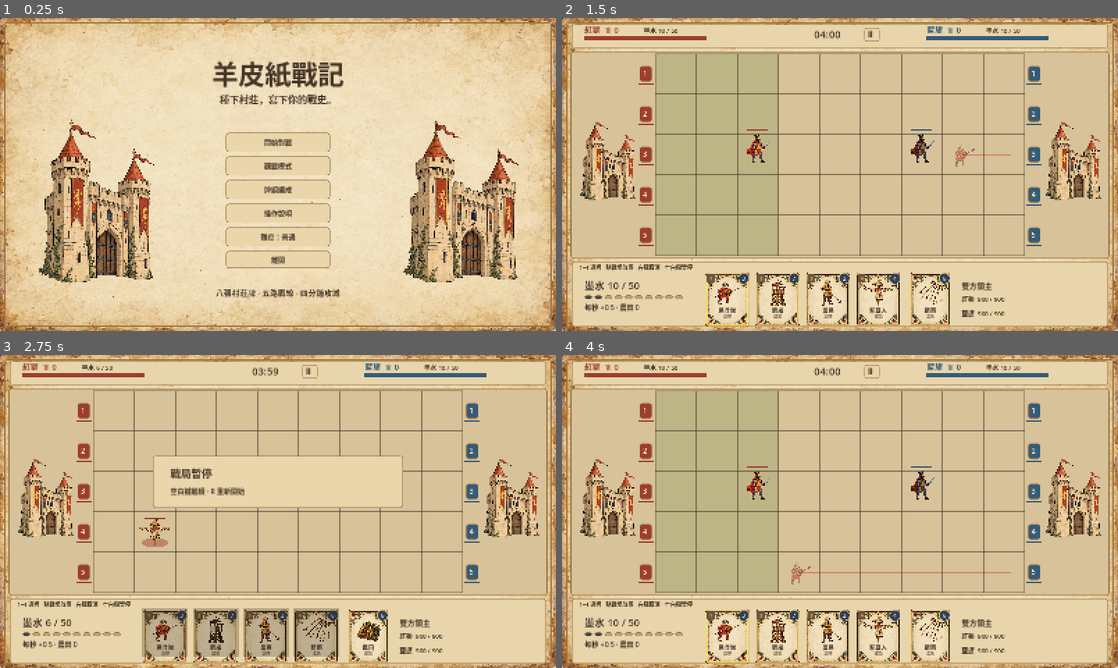
Above: before the commit, frames 1-4 (two rows, left to right).
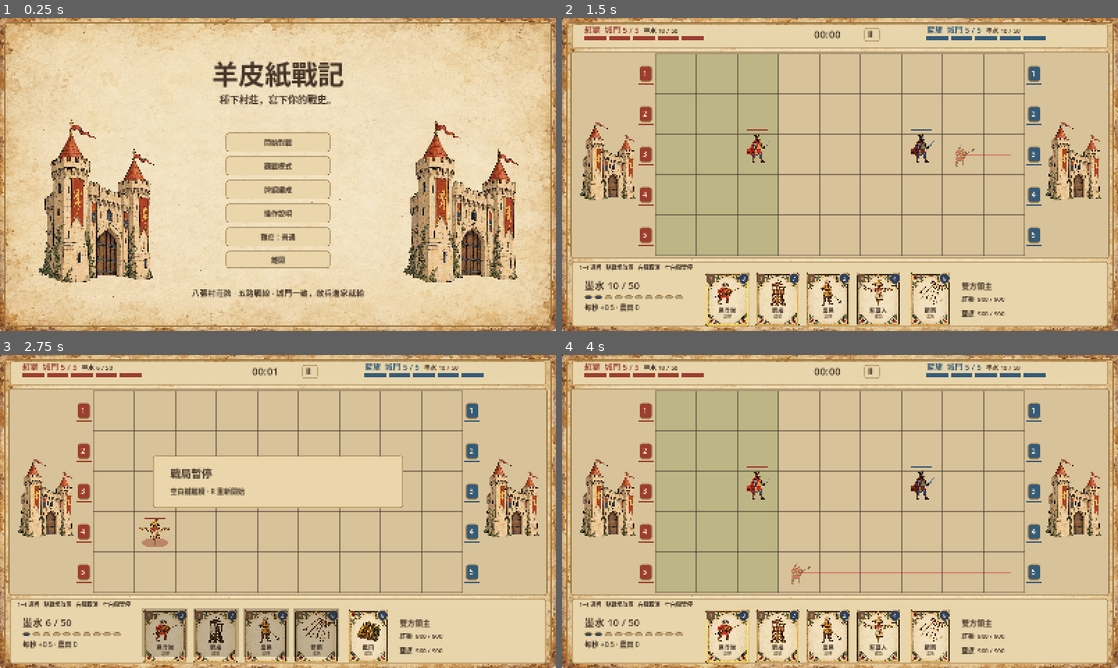
Above: after the commit, the same moments.

Repository: crazycatpower/FiveLaneLords
Game: Godot game, scene res://main.tscn
The game is run twice, just before and just after one commit, with the same random seed, the same clock (stepped at 60 frames per second) and the same inputs.
Inputs (mouse positions are in pixels of both pictures, inside the frame that each line leads up to):
- Up to frame 1 (0.25 s): no input
- Up to frame 2 (1.5 s): click "開始對戰" at 0.5 s; tap Enter at 1.25 s; move the mouse to (962, 158) at 1.27 s; tap 1 at 1.35 s; click (962, 158) at 1.42 s
- Up to frame 3 (2.75 s): tap Space at 1.52, 2, 2.27 s; move the mouse to (166, 527) at 2.02 s; tap 4 at 2.1 s; click (166, 527) at 2.17 s
- Up to frame 4 (4 s): tap Enter at 2.75 s; move the mouse to (895, 442) at 2.77 s; tap R at 2.85 s; click (895, 442) at 2.92 s; tap Space at 3.5, 3.77 s; move the mouse to (812, 574) at 3.52 s; tap 1 at 3.6 s; click (812, 574) at 3.67 s

The runs differ from the first frame. In frame 1, 0.5% of the frame differs, in the area x 34-66%, y 86-90%; in frame 2, 0.2%; in frame 3, 0.2%; in frame 4, 0.2%.

Commit message:
Replace crowns with "an enemy walking in loses"
No crowns, castle HP, time limit or draws. A standing gate stops
attackers; once a gate falls, any enemy troop (ram included) that walks
past the gate line wins the match. Ink speeds up x1.5 at 3:00 and x2 at
5:00. HUD shows each side's five gate bars and an elapsed clock; breach
notices say what is at stake. Producer decision 2026-10-29.

Co-Authored-By: Claude Opus 5.5 <noreply@anthropic.com>

Diff:
--- a/balance.gd
+++ b/balance.gd
@@ -10,9 +10,10 @@
 const PLAY_COOLDOWN := 0.8
 const MELEE_RANGE := 47.0
 const GATE_HP := 600.0
-const CASTLE_HP := 2500.0
-const MATCH_TIME := 240.0
-const OVERTIME := 120.0
+# No crowns, castle HP or time limit: the first enemy soldier to walk through a broken gate wins.
+# Ink speeds up over time so matches still end.
+const RAMP_1 := 180.0 # ink x1.5 from 3:00
+const RAMP_2 := 300.0 # ink x2 from 5:00
 const GATE_RANGE := 160.0
 const GATE_DAMAGE := 30.0
 const GATE_INTERVAL := 1.0
--- a/battle.gd
+++ b/battle.gd
@@ -15,14 +15,12 @@
 var lords: Array = []
 var gates: Array = []
 var gate_cd: Array = []
-var castle: Array = [B.CASTLE_HP,B.CASTLE_HP]
-var crowns: Array = [0,0]
 var alarm: Array = [0.0,0.0,0.0,0.0,0.0]
 var building_alarm: Array = [0.0,0.0,0.0,0.0,0.0]
 var stats: Array = []
 var events: Array[Dictionary] = []
 var elapsed := 0.0
-var overtime := false
+var last_dt := 0.0
 var ended := false
 var winner := -2
 var paused := false
@@ -73,7 +71,7 @@
 	return {}
 
 func multiplier() -> float:
-	return 2.0 if overtime else (1.5 if elapsed >= B.MATCH_TIME-60 else 1.0)
+	return 2.0 if elapsed >= B.RAMP_2 else (1.5 if elapsed >= B.RAMP_1 else 1.0)
 
 func production_rate(team: int) -> float:
 	var rate := 1.0/B.BASE_INTERVAL
@@ -169,22 +167,12 @@
 			event("burn",target.pos,target.team)
 
 func hit_gate(side: int, lane: int, amount: float, kind: String = "militia") -> void:
-	var dealt: float
-	if gates[side][lane] > 0:
-		dealt = minf(gates[side][lane],amount)
-		gates[side][lane] = maxf(0,gates[side][lane]-amount)
-		if gates[side][lane] == 0:
-			crowns[1-side] += 1
-			if overtime: finish(1-side)
-			event("breach",Vector2(L.gate_icon_x(side),L.cell_center(Vector2i(0,lane)).y),1-side)
-	else:
-		dealt = minf(castle[side],amount)
-		castle[side] = maxf(0,castle[side]-amount)
+	if gates[side][lane] <= 0: return # already open; the attackers just walk in
+	var dealt: float = minf(gates[side][lane],amount)
+	gates[side][lane] = maxf(0,gates[side][lane]-amount)
+	if gates[side][lane] == 0: event("breach",Vector2(L.gate_icon_x(side),L.cell_center(Vector2i(0,lane)).y),1-side,{"lane":lane})
 	stats[1-side].damage[kind] = stats[1-side].damage.get(kind,0.0)+dealt
 	if side == 0: alarm[lane] = 1.5
-	if castle[side] <= 0:
-		crowns[1-side] = 5
-		finish(1-side)
 
 func finish(side: int) -> void:
 	ended = true
@@ -269,6 +257,7 @@
 func step(dt: float) -> void:
 	if paused or ended: return
 	elapsed += dt
+	last_dt = dt
 	update_ai(dt)
 	for team: int in range(2):
 		cooldown[team] = maxf(0,cooldown[team]-dt)
@@ -326,8 +315,16 @@
 			if u.cd <= 0: attack(u,target)
 		elif cultivate(u,dt): pass
 		else:
-			var stop := L.gate_stop(1-u.team)
-			if (stop-u.pos.x)*u.face <= 0.001:
+			# Gate standing: halt and batter it. Gate broken: keep walking; reaching the home line wins.
+			var enemy: int = 1-u.team
+			var open: bool = gates[enemy][u.lane] <= 0
+			var stop: float = L.gate_icon_x(enemy) if open else L.gate_stop(enemy)
+			var forward := 1.0 if u.team == 0 else -1.0
+			if (stop-u.pos.x)*forward <= 0.001:
+				if open:
+					event("invaded",u.pos,u.team,{"lane":u.lane})
+					finish(u.team)
+					break
 				if u.cd <= 0:
 					var amount: float = data.damage
 					if u.kind == "ox":
@@ -374,13 +371,8 @@
 
 func update_clock() -> void:
 	if ended: return
-	if not overtime and elapsed >= B.MATCH_TIME:
-		if crowns[0] != crowns[1]: finish(0 if crowns[0] > crowns[1] else 1)
-		else:
-			overtime = true
-			event("overtime",Vector2(800,50))
-	if overtime and elapsed >= B.MATCH_TIME+B.OVERTIME:
-		finish(-1 if is_equal_approx(castle[0],castle[1]) else (0 if castle[0] > castle[1] else 1))
+	for ramp: float in [B.RAMP_1,B.RAMP_2]:
+		if elapsed >= ramp and elapsed-last_dt < ramp: event("ramp",Vector2(800,50),0,{"multiplier":multiplier()})
 
 func snapshot(team: int) -> Dictionary:
 	var candidates: Array = []
--- a/game.gd
+++ b/game.gd
@@ -92,7 +92,8 @@
 
 func consume_events() -> void:
 	for e: Dictionary in model.events:
-		if e.kind == "breach": notice = "第 %d 路破門！" % (model.cell_at(Vector2(L.GRID_ORIGIN.x,e.pos.y)).y+1)
+		if e.kind == "breach": notice = ("我方第 %d 路城門被攻破！敵兵走進來就輸了。" if e.team == 1 else "攻破藍旗第 %d 路城門！派兵走進去就贏。") % (e.lane+1)
+		if e.kind == "ramp": notice = "墨水產出加快 ×%.1f" % e.multiplier
 		if e.kind == "overflow" and e.team == 0: notice = "墨水已滿 50，繼續產出的墨水會浪費。"
 		if fx_enabled:
 			var copy := e.duplicate()
@@ -213,7 +214,7 @@
 	draw_hud()
 	if model.paused or model.ended:
 		panel(L.OVERLAY_RECT,Color("ead6aa"))
-		label_at(L.OVERLAY_TITLE,"戰局暫停" if not model.ended else ("和局" if model.winner == -1 else ("紅獅勝利" if model.winner == 0 else "藍旗勝利")),30)
+		label_at(L.OVERLAY_TITLE,"戰局暫停" if not model.ended else ("紅獅勝利！我軍攻進藍旗主堡" if model.winner == 0 else "敗北：藍旗士兵攻進了我方主堡"),30)
 		label_at(L.OVERLAY_HELP,"空白鍵繼續 · R 重新開始",20)
 
 # Both sides share one art set (producer decision); until recolored art exists, tint the blue side
@@ -279,12 +280,13 @@
 	panel(L.HUD_FRAME)
 	for team: int in range(2):
 		var x := 65.0 if team == 0 else 1050.0
-		label_at(Vector2(x,43),("紅獅" if team == 0 else "藍旗")+"  ♛ %d" % model.crowns[team],23,RED if team == 0 else BLUE)
-		bar(Rect2(x,53,350,10),model.castle[team],B.CASTLE_HP,RED if team == 0 else BLUE)
+		var standing: int = model.gates[team].filter(func(hp: float) -> bool: return hp > 0).size()
+		label_at(Vector2(x,43),("紅獅" if team == 0 else "藍旗")+"  城門 %d / 5" % standing,23,RED if team == 0 else BLUE)
+		for lane: int in range(5): bar(Rect2(x+lane*70,53,62,10),model.gates[team][lane],B.GATE_HP,RED if team == 0 else BLUE)
 		label_at(Vector2(x+170,43),"墨水 %d / 50" % model.ink[team],18)
-	var time := maxi(0,ceili((B.MATCH_TIME+B.OVERTIME if model.overtime else B.MATCH_TIME)-model.elapsed))
+	var time := int(model.elapsed)
 	label_at(Vector2(725,58),"%02d:%02d" % [time/60,time%60],30,RED if model.multiplier() > 1 else INK)
-	if model.multiplier() > 1: label_at(Vector2(715,79),"%s ×%.1f" % ["加時" if model.overtime else "墨水",model.multiplier()],14,RED)
+	if model.multiplier() > 1: label_at(Vector2(722,79),"墨水 ×%.1f" % model.multiplier(),14,RED)
 	panel(L.PAUSE_RECT)
 	label_at(L.PAUSE_RECT.position+Vector2(10,27),"Ⅱ",23)
 	panel(L.COMMAND_FRAME)
@@ -317,7 +319,7 @@
 	draw_texture_rect(textures.castle_blue,Rect2(1150,290,350,480),false)
 	draw_string(font,Vector2(0,190),"羊皮紙戰記",HORIZONTAL_ALIGNMENT_CENTER,L.VIEWPORT_SIZE.x,76,INK)
 	draw_string(font,Vector2(0,245),"種下村莊，寫下你的戰史。",HORIZONTAL_ALIGNMENT_CENTER,L.VIEWPORT_SIZE.x,28,INK)
-	draw_string(font,Vector2(0,800),"八張村莊牌 · 五路戰線 · 四分鐘攻城",HORIZONTAL_ALIGNMENT_CENTER,L.VIEWPORT_SIZE.x,23,INK)
+	draw_string(font,Vector2(0,800),"八張村莊牌 · 五路戰線 · 城門一破，敵兵進家就輸",HORIZONTAL_ALIGNMENT_CENTER,L.VIEWPORT_SIZE.x,23,INK)
 
 func show_deck() -> void:
 	screen = "deck"
@@ -377,5 +379,5 @@
 func draw_help() -> void:
 	panel(Rect2(270,130,1060,600))
 	label_at(Vector2(350,215),"操作與勝負",44)
-	var lines := ["1–4 或點卡牌選牌，再點戰場放置；右鍵／Esc 取消。","空白鍵暫停；暫停時按 R 重玩，戰鬥中 R 不會重開。","農田自己產墨水；農民從田後方出發，順路耕田加速。","部隊只往前走，領主會自行回防；箭樓可守護後方。","破門得皇冠，該路部隊部署區延伸至第六欄。","四分鐘比皇冠，平手加時兩分鐘；拆主堡直接勝利。","最後一分鐘產墨水 ×1.5，加時 ×2；上限 50。"]
+	var lines := ["1–4 或點卡牌選牌，再點戰場放置；右鍵／Esc 取消。","空白鍵暫停；暫停時按 R 重玩，戰鬥中 R 不會重開。","農田自己產墨水；農民從田後方出發，順路耕田加速。","部隊只往前走，領主會自行回防；箭樓可守護後方。","打破對方城門後，該路部隊可部署到第六欄。","城門破了，任何一名敵兵走進家門就輸——沒有時間限制。","三分鐘後墨水產出 ×1.5，五分鐘後 ×2；上限 50。"]
 	for i: int in range(lines.size()): label_at(Vector2(350,290+i*52),lines[i],23)
--- a/smoke_test.gd
+++ b/smoke_test.gd
@@ -164,13 +164,36 @@
 
 func test_match() -> void:
 	var m := Battle.new(1)
+	m.elapsed = 179
+	check(m.multiplier() == 1.0,"normal ink speed before three minutes")
 	m.elapsed = 180
-	check(m.multiplier() == 1.5,"last minute multiplier")
-	m.elapsed = 240
-	m.update_clock()
-	check(m.overtime and not m.ended and m.multiplier() == 2,"tied game enters overtime")
-	m.hit_gate(1,0,600)
-	check(m.ended and m.winner == 0 and m.crowns[0] == 1,"next overtime crown wins")
+	check(m.multiplier() == 1.5,"ink x1.5 from three minutes")
+	m.elapsed = 300
+	check(m.multiplier() == 2.0,"ink x2 from five minutes")
+	m.elapsed = 900
+	m.step(0.01)
+	check(not m.ended,"no time limit")
+	# Gate standing: attackers stop and batter it; nobody wins.
+	m = Battle.new(1)
+	m.lords.clear()
+	m.gates[0][0] = 1
+	var raider := m.spawn_unit(1,0,"knight",Vector2(L.gate_stop(0)+1,L.cell_center(Vector2i(0,0)).y))
+	tick(m,0.1)
+	check(m.gates[0][0] == 0 and not m.ended,"breaking a gate alone does not end the game")
+	check(m.events.any(func(e: Dictionary) -> bool: return e.kind == "breach" and e.team == 1 and e.lane == 0),"breach is announced with its lane")
+	# Gate broken: the attacker walks on; reaching our home line loses the game.
+	for i: int in range(600):
+		m.step(1.0/60.0)
+		if m.ended: break
+	check(m.ended and m.winner == 1 and raider.pos.x <= L.gate_icon_x(0)+0.01,"an enemy walking through a broken gate wins")
+	m = Battle.new(1)
+	m.lords.clear()
+	m.gates[1][4] = 0
+	m.spawn_unit(0,4,"ram",Vector2(L.gate_stop(1)-5,L.cell_center(Vector2i(0,4)).y))
+	for i: int in range(600):
+		m.step(1.0/60.0)
+		if m.ended: break
+	check(m.ended and m.winner == 0,"our ram walking in wins too")
 	m = Battle.new(1)
 	m.hit_gate(1,2,600)
 	offer(m,"militia")
@@ -181,21 +204,11 @@
 	m.hit_gate(0,3,600)
 	offer(m,"militia",1)
 	check(m.can_play(1,0,L.cell_center(Vector2i(3,3))),"blue breach mirrors deployment")
-	m.elapsed = 360
-	m.overtime = true
-	m.castle[0] = 2300
-	m.update_clock()
-	check(m.winner == 1,"overtime health tiebreak")
 	m = Battle.new(1)
 	m.lords.clear()
 	var u := m.spawn_unit(1,0,"militia",Vector2(L.gate_stop(0)+100,L.cell_center(Vector2i(0,0)).y))
 	m.step(0.01)
 	check(u.hp == 55,"gate counters enemies within 160 px")
-	m = Battle.new(1)
-	m.elapsed = 360
-	m.overtime = true
-	m.update_clock()
-	check(m.ended and m.winner == -1,"equal health yields draw")
 
 func test_ai() -> void:
 	var m := Battle.new(3)
Binary file changed: preview.png
Binary file changed: title-preview.png
Not shown, changed: docs/企劃書.md
